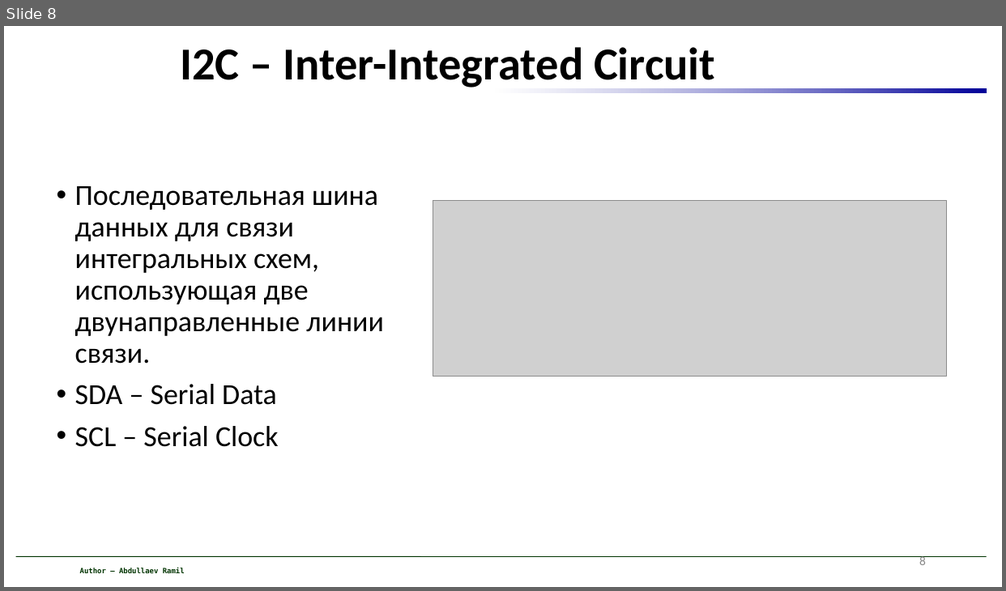
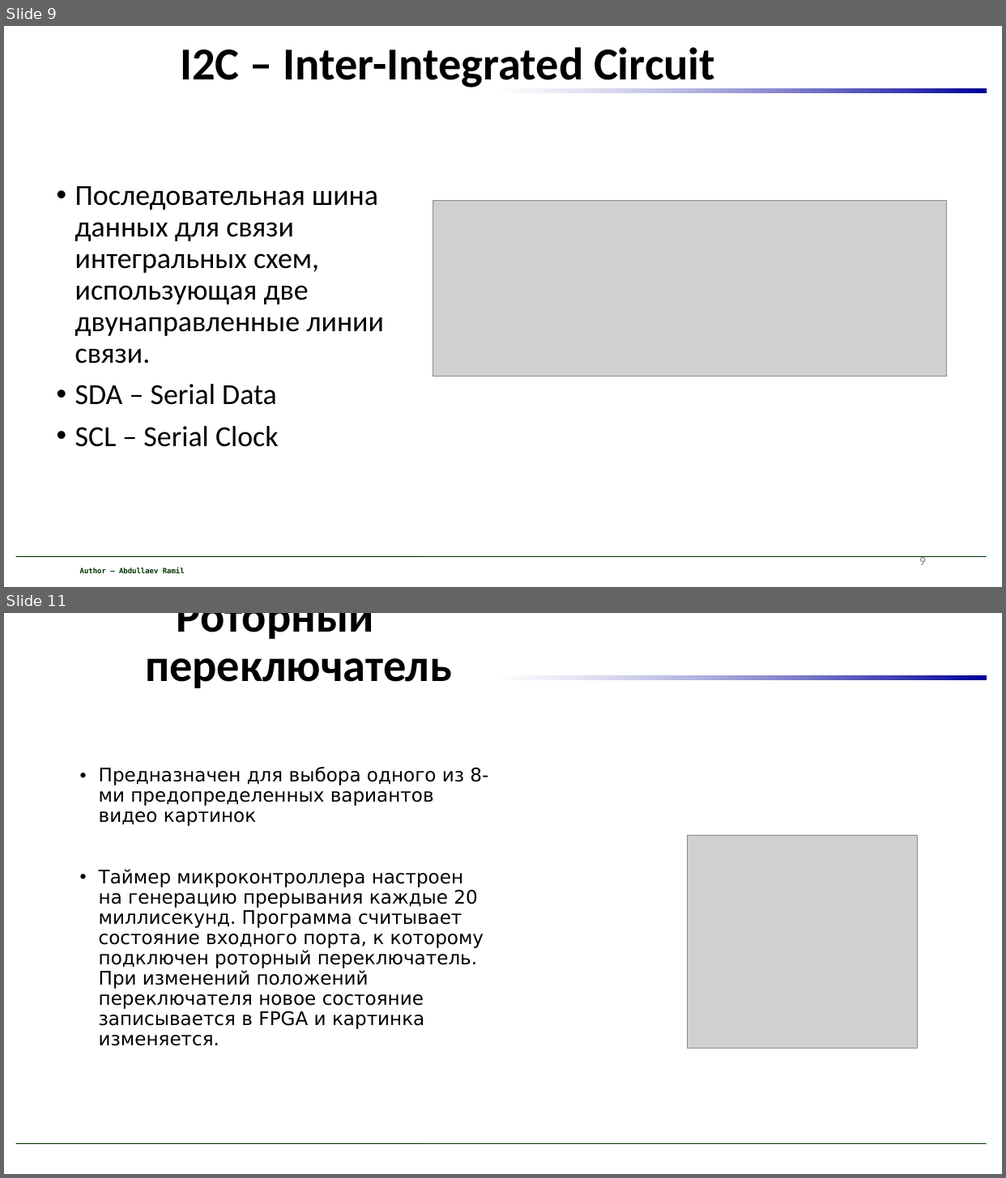
Before and after one commit to ramilabdullaev/diplom, a slide deck: Prezentarea_A.Ramil.ppt. Shown one above the other, each under a label of ours: slide 8 before the commit, slides 9 and 11 after it; the slides between them are not shown. The pictures are 1006x591 and 1006x1178 pixels, drawn with LibreOffice and Linux fonts; fonts in the diff are those of the drawing; grey boxes stand for pictures; background and template pictures are left out. Boxes give left, top, right and bottom in pixels: in the first picture for what was removed or moved away, otherwise in the second. Text is boxed around its words. In the diff, an @@ line names an element or a change of style, - is before the commit and + after.

```diff
--- a/Prezentarea_A.Ramil.ppt
+++ b/Prezentarea_A.Ramil.ppt
@@ slide 11 added at [4, 613, 1002, 1174], background #FFFFFF; not listed: 2 template elements that a slide beside it also shows @@
@@ title added at [145, 613, 452, 688], 44 pt, text #000000, bold @@
+Роторный переключатель
@@ text added at [99, 767, 488, 1046], 18 pt, text #000000 @@
+• Предназначен для выбора одного из 8-ми предопределенных вариантов видео картинок
+• Таймер микроконтроллера настроен на генерацию прерывания каждые 20 миллисекунд. Программа считывает состояние входного порта, к которому подключен роторный переключатель. При изменений положений переключателя новое состояние записывается в FPGA и картинка изменяется.
@@ picture added at [687, 836, 917, 1049] @@
@@ what was slide 8 is now slide 9 @@
@@ page number at [919, 557, 926, 565]: text changed @@
-8
+9
```
Also in this commit, not shown: 4 slides changed, 2 other slides added.
